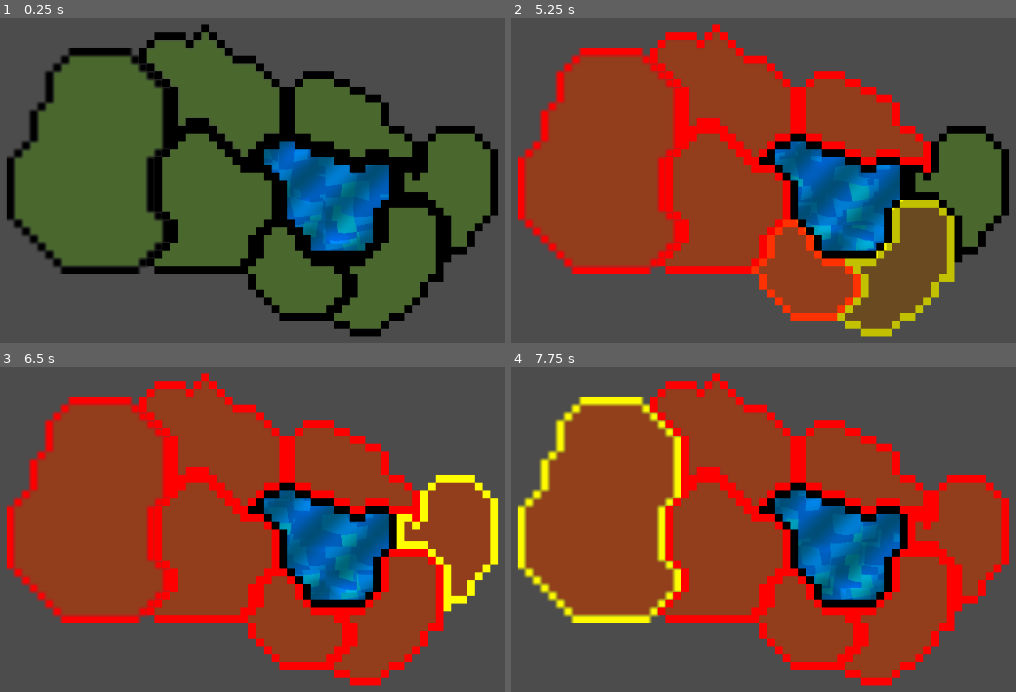
Above: before the commit, frames 1-4 (two rows, left to right).
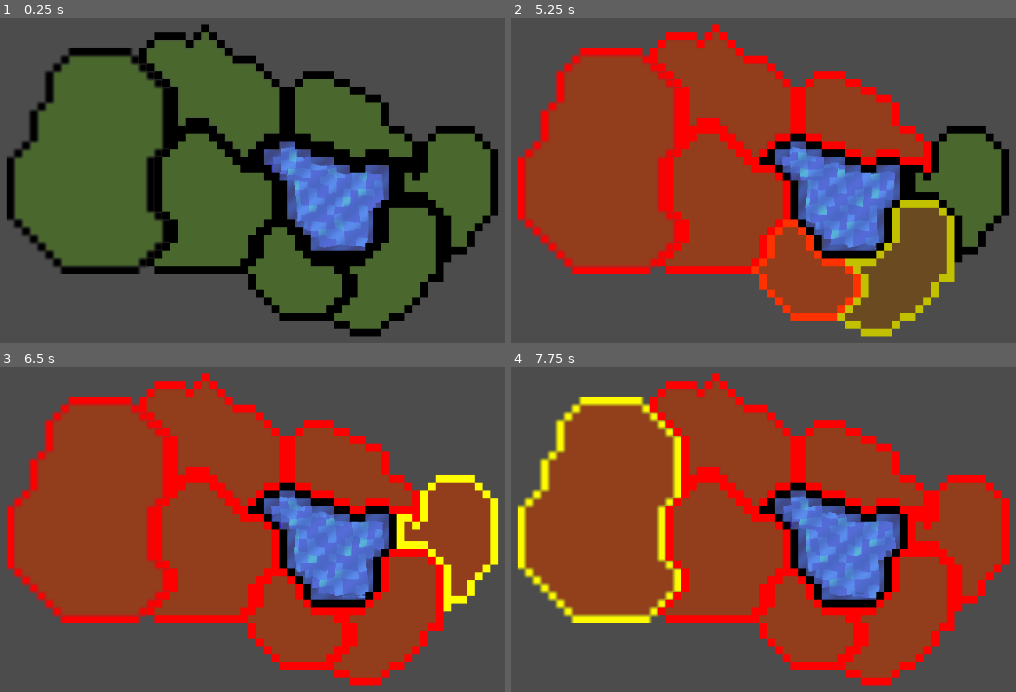
Above: after the commit, the same moments.

Repository: Raelr/StrategyGame
Game: Godot game, scene res://Scenes/World.tscn
Same seed, same stepped clock (60 frames per second), same inputs: the game is played once before the commit and once after it.
Inputs (mouse positions are in pixels of both pictures, inside the frame that each line leads up to):
- Up to frame 1 (0.25 s): no input
- Up to frame 2 (5.25 s): tap Enter at 0.5, 2, 3.5 s; move the mouse to (601, 161) at 0.52 s; press the mouse at (601, 161) at 0.53 s; tap Space at 1.25, 2.75, 4.25 s; move the mouse to (outside the picture) at 1.27 s; release the mouse at (outside the picture) at 1.28 s; right-click (outside the picture) at 1.35 s; click (outside the picture) at 1.42 s; move the mouse to (723, 200) at 2.02 s; press the mouse at (723, 200) at 2.03 s; move the mouse to (728, 96) at 2.77 s; release the mouse at (728, 96) at 2.78 s; right-click (728, 96) at 2.85 s; click (728, 96) at 2.92 s; move the mouse to (864, 118) at 3.52 s; press the mouse at (864, 118) at 3.53 s; move the mouse to (803, 271) at 4.27 s; release the mouse at (803, 271) at 4.28 s; right-click (803, 271) at 4.35 s; click (803, 271) at 4.42 s; move the mouse to (894, 268) at 5.02 s; press the mouse at (894, 268) at 5.03 s
- Up to frame 3 (6.5 s): move the mouse to (449, 539) at 5.77 s; release the mouse at (449, 539) at 5.78 s; right-click (449, 539) at 5.85 s; click (449, 539) at 5.92 s
- Up to frame 4 (7.75 s): move the mouse to (965, 500) at 6.52 s; press the mouse at (965, 500) at 6.53 s; move the mouse to (632, 549) at 7.27 s; release the mouse at (632, 549) at 7.28 s; right-click (632, 549) at 7.35 s; click (632, 549) at 7.42 s

The runs differ from the first frame. In frame 1, 5.2% of the frame differs, in the area x 52-78%, y 37-72%; in frame 2, 5.2%, in the area x 52-78%, y 37-75%; in frame 3, 5.2%; in frame 4, 5.2%.

Commit message:
Edited the water shader

Diff:
--- a/Scenes/Water.tscn
+++ b/Scenes/Water.tscn
@@ -2,7 +2,7 @@
 
 [ext_resource path="res://Shaders/Water_sine.tres" type="Material" id=1]
 [ext_resource path="res://Scripts/Water.gd" type="Script" id=2]
-[ext_resource path="res://Sprites/Water.png" type="Texture" id=3]
+[ext_resource path="res://Sprites/waterlake.png" type="Texture" id=3]
 [ext_resource path="res://Sprites/WaterNormalMap.jpg" type="Texture" id=5]
 
 [node name="Water" type="Sprite"]
@@ -12,4 +12,19 @@
 texture = ExtResource( 3 )
 normal_map = ExtResource( 5 )
 script = ExtResource( 2 )
+
+[node name="CanvasLayer" type="CanvasLayer" parent="."]
+layer = -1
+
+[node name="ColorRect" type="ColorRect" parent="CanvasLayer"]
+anchor_left = -3.91006e-05
+anchor_right = -3.91006e-05
+margin_left = 564.04
+margin_top = 264.0
+margin_right = 600.04
+margin_bottom = 294.0
+color = Color( 0.309804, 0.447059, 0.784314, 1 )
+__meta__ = {
+"_edit_use_anchors_": false
+}
 [connection signal="item_rect_changed" from="." to="." method="calculate_aspect_ratio"]
--- a/Scenes/World.tscn
+++ b/Scenes/World.tscn
@@ -24,21 +24,20 @@
 [ext_resource path="res://Sprites/Region7Details.png" type="Texture" id=22]
 [ext_resource path="res://Sprites/Region7Overlay.png" type="Texture" id=23]
 [ext_resource path="res://Sprites/Region7Outline.png" type="Texture" id=24]
-[ext_resource path="res://Sprites/LakeWater.png" type="Texture" id=25]
 
 [node name="World" type="Node2D"]
 
 [node name="Water" parent="." instance=ExtResource( 11 )]
-modulate = Color( 0, 0.929412, 1, 1 )
-position = Vector2( 510.931, 290.197 )
-scale = Vector2( 1.01353, 0.887107 )
+position = Vector2( 511.004, 290.47 )
+scale = Vector2( 1.01522, 1.04085 )
 z_index = -1
 
-[node name="Light2D" type="Light2D" parent="Water"]
-position = Vector2( -0.0995077, 0.159174 )
-scale = Vector2( 1.03109, 1.27449 )
-texture = ExtResource( 25 )
-energy = 1.4
+[node name="ColorRect" parent="Water/CanvasLayer" index="0"]
+margin_left = 495.04
+margin_top = 276.072
+margin_right = 527.04
+margin_bottom = 305.072
+color = Color( 0.290196, 0.00392157, 1, 1 )
 
 [node name="WestRegion" parent="." instance=ExtResource( 1 )]
 position = Vector2( 449.949, 281.214 )
@@ -203,6 +202,8 @@
 current = true
 zoom = Vector2( 0.2, 0.2 )
 
+[editable path="Water"]
+
 [editable path="WestRegion"]
 
 [editable path="SouthRegion"]
--- a/Shaders/Water_sine.tres
+++ b/Shaders/Water_sine.tres
@@ -1,6 +1,6 @@
 [gd_resource type="ShaderMaterial" load_steps=3 format=2]
 
-[ext_resource path="res://Sprites/Water.png" type="Texture" id=1]
+[ext_resource path="res://Sprites/LakeWaterUV.png" type="Texture" id=1]
 
 [sub_resource type="Shader" id=1]
 code = "shader_type canvas_item;
@@ -46,20 +46,20 @@
 
 	vec4 diffuse_color = texture(TEXTURE, waves_uvs);
 	COLOR = mix(diffuse_color, shadow_color, waves_height);
-//	COLOR = vec4(waves_height, waves_height, waves_height, 1.0);
+	//COLOR = vec4(waves_height, waves_height, waves_height, 1.0);
 	NORMALMAP = texture(NORMAL_TEXTURE, waves_uvs / 5.0).rgb;
 }
 "
 
 [resource]
 shader = SubResource( 1 )
-shader_param/shadow_color = Color( 0, 0.298039, 0.329412, 1 )
-shader_param/tiled_factor = Vector2( 0.5, 0.5 )
-shader_param/aspect_ratio = 0.875269
-shader_param/uv_offset_scale = Vector2( 0.5, 0.3 )
-shader_param/uv_wave_size = Vector2( 0.4, 0.08 )
-shader_param/time_scale = Vector2( 0.02, 0.01 )
+shader_param/shadow_color = Color( 0.27451, 0.4, 0.741176, 1 )
+shader_param/tiled_factor = Vector2( 1, 1 )
+shader_param/aspect_ratio = 1.0
+shader_param/uv_offset_scale = Vector2( 1, 1 )
+shader_param/uv_wave_size = Vector2( 0.02, 0.02 )
+shader_param/time_scale = Vector2( 0.01, 0.01 )
 shader_param/sine_time_scale = 0.75
-shader_param/sine_offset_scale = Vector2( 20, 25 )
+shader_param/sine_offset_scale = Vector2( 10, 25 )
 shader_param/sine_wave_size = Vector2( 0.01, 0.01 )
 shader_param/uv_offset_texture = ExtResource( 1 )
Not shown: 1 places in Scenes/World.tscn that only renumber resources
Binary file added: Sprites/LakeWaterUV.png
Not shown, added: Sprites/LakeWaterUV.png.import
Binary file added: Sprites/waterlake.png
Not shown, added: Sprites/waterlake.png.import
